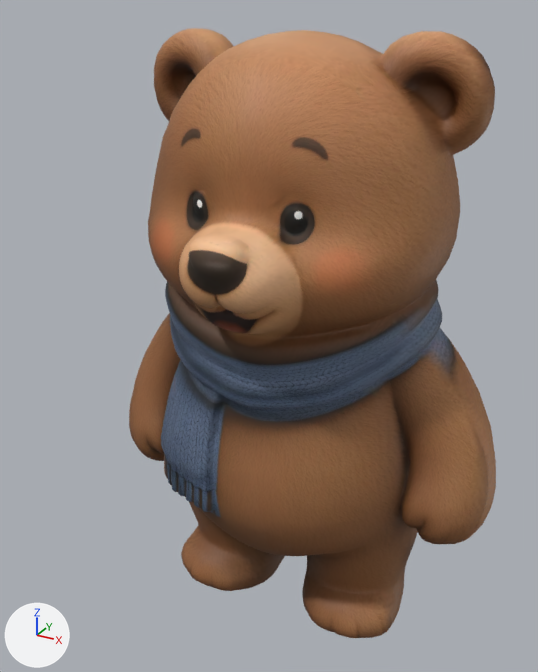
A saved change to the glTF model apps/client/public/assets/characters/biscuit-low.glb.
Rendered twice from a 50 mm lens placed at (0.514, -1.041, 1.028), pointed at (-0.045, -0.024, 0.52). Every picture has the same lights, and +X, +Y and +Z are marked at lower left. The first picture is the older version. Vertices at exactly the same position are counted once.
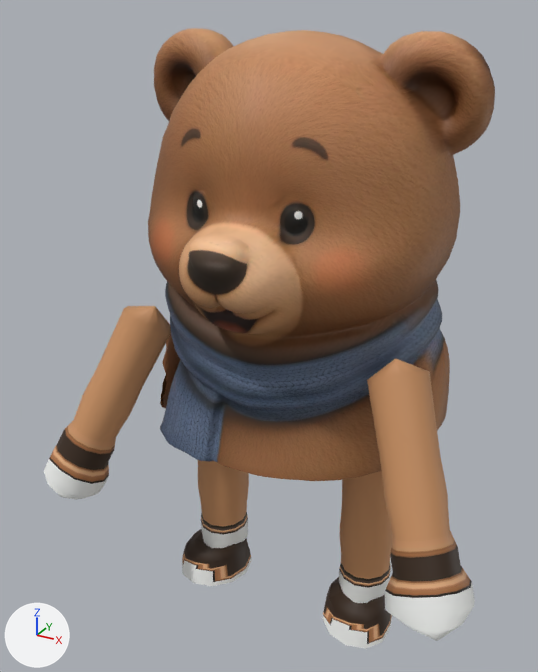
Pixel boxes [x1, y1, x2, y2] of what changed, in the pictures (538 x 672 px; the box of a moved part takes in the faces that stretch with it):
'Mesh_0', reshaped (23% wider)
    before: [129, 28, 496, 638]
    after: [44, 28, 495, 649]
part 1 of me_mesh_0, added (brown)
    after: [44, 306, 171, 500]
part 2 of me_mesh_0, added (orange)
    after: [367, 359, 475, 641]
part 3 of me_mesh_0, added (brown)
    after: [198, 460, 249, 548]
part 4 of me_mesh_0, added (brown)
    after: [339, 471, 393, 603]
part 5 of me_mesh_0, added
    after: [182, 529, 252, 586]
part 6 of me_mesh_0, added
    after: [322, 577, 392, 649]
part 7 of me_mesh_0, moved or reshaped
    before: [129, 313, 496, 638]
    after: [160, 328, 450, 481]

The change, as a diff of the scene's bpy script:
```diff
--- a/apps/client/public/assets/characters/biscuit-low.glb.py
+++ b/apps/client/public/assets/characters/biscuit-low.glb.py
@@ me_mesh_0 @@
 # used by ob_mesh_0; location = (0.0, 0.0, 0.0)
-me_mesh_0.from_pydata(...)  # 6001 vertices, 11998 faces; spans x -0.35..0.35, y -0.288..0.288, z 0.0..1.0
+me_mesh_0.from_pydata(...)  # 7033 vertices, 13918 faces; spans x -0.35..0.383, y -0.288..0.263, z 0.001..1.0
+# me_mesh_0 part 1: a new loose piece of 204 vertices spanning x -0.35..-0.178, y -0.284..-0.083, z 0.23..0.575, in mat_biscuit_lo_mat
+# me_mesh_0 part 2: a new loose piece of 204 vertices spanning x 0.178..0.383, y -0.284..-0.083, z 0.23..0.575, in mat_biscuit_lo_mat
+# me_mesh_0 part 3: a new loose piece of 180 vertices spanning x -0.2..-0.1, y -0.07..0.034, z 0.055..0.345, in mat_biscuit_lo_mat
+# me_mesh_0 part 4: a new loose piece of 180 vertices spanning x 0.1..0.2, y -0.07..0.034, z 0.055..0.345, in mat_biscuit_lo_mat
+# me_mesh_0 part 5: a new loose piece of 132 vertices spanning x -0.214..-0.086, y -0.118..0.03, z 0.001..0.069, in mat_biscuit_lo_mat
+# me_mesh_0 part 6: a new loose piece of 132 vertices spanning x 0.086..0.214, y -0.118..0.03, z 0.001..0.069, in mat_biscuit_lo_mat
+# me_mesh_0 part 7: 1925 vertices moved from x -0.35..0.35, y -0.216..0.288, z 0.079..0.555 to x -0.244..0.238, y -0.216..0.263, z 0.326..0.555; 817 vertices removed from x -0.217..0.296, y -0.125..0.286, z 0.0..0.266; 817 vertices added at x -0.104..0.124, y -0.066..0.186, z 0.315..0.357
 me_mesh_0.materials.append(mat_biscuit_lo_mat)
```
